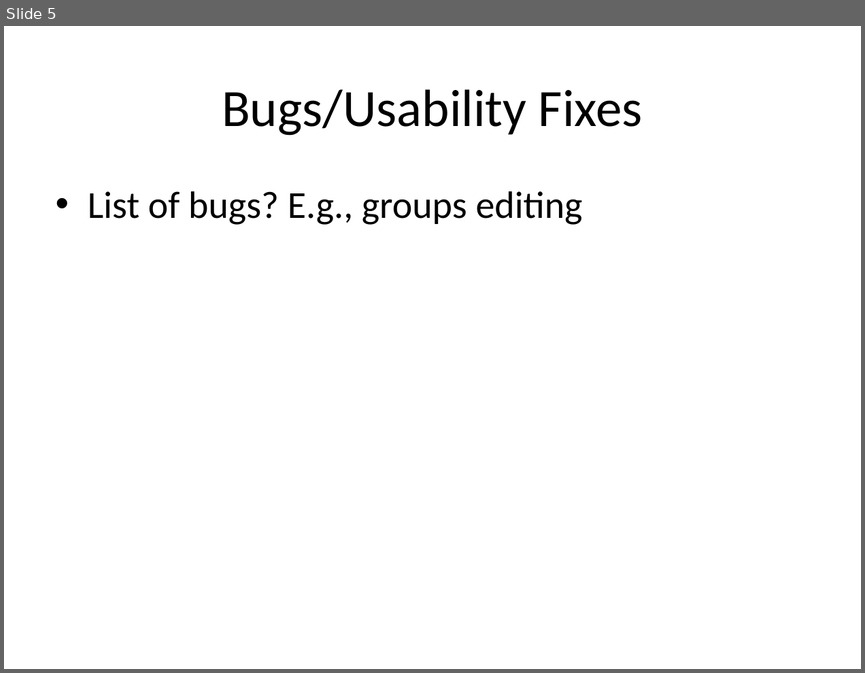
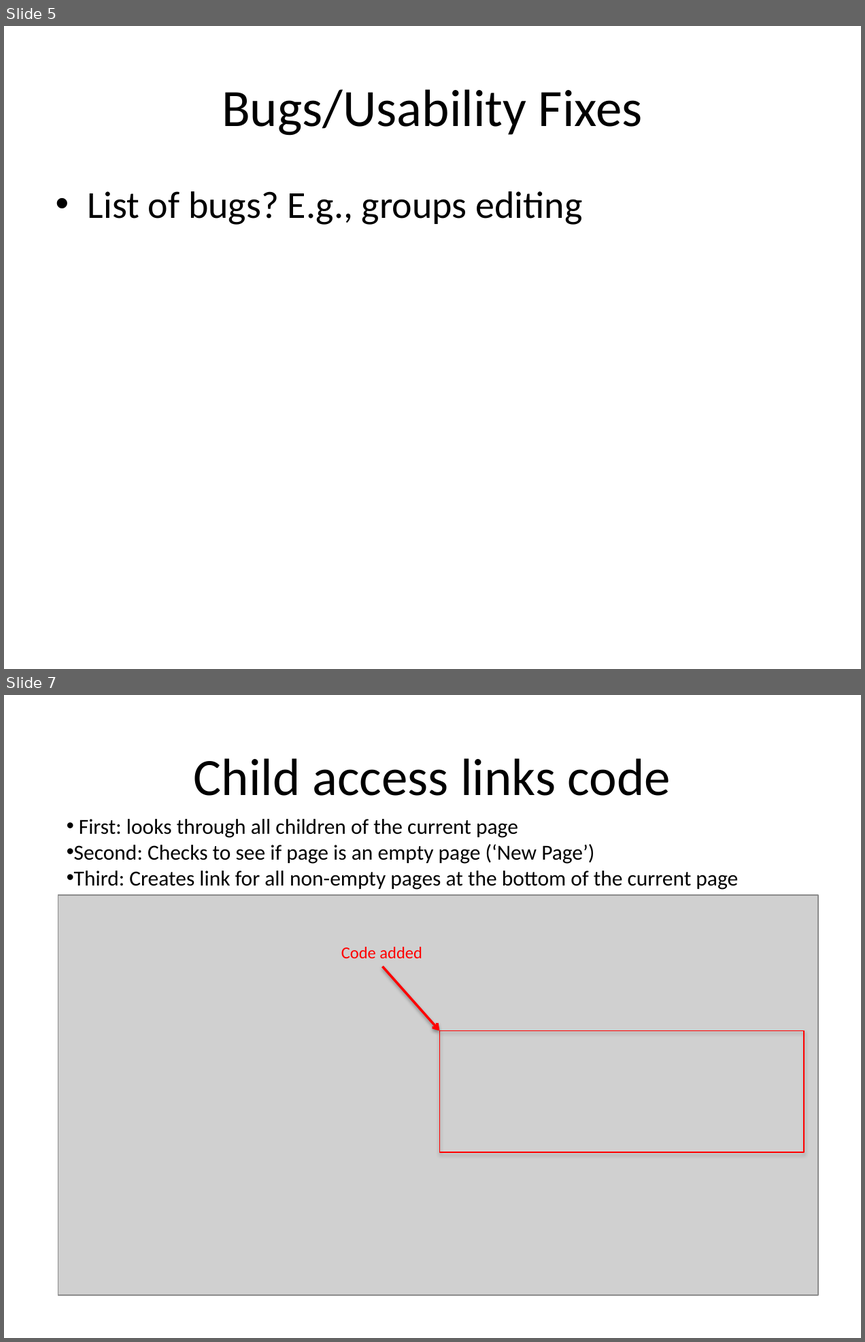
Before and after one commit to ytrstu/app-engine-site-creator, a slide deck: branches/CEN3031-per7/app-engine-site-creator/presIIIdev.pptx. Shown one above the other, each under a label of ours: slide 5 before the commit, slides 5 and 7 after it; the slides between them are not shown. The pictures are 865x673 and 865x1342 pixels, drawn with LibreOffice and Linux fonts; fonts in the diff are those of the drawing; grey boxes stand for pictures. Boxes give left, top, right and bottom in pixels: in the first picture for what was removed or moved away, otherwise in the second. Text is boxed around its words. In the diff, an @@ line names an element or a change of style, - is before the commit and + after.

Commit message:
Child access links slide updated.  Code slide will probably be updated again later when versioning change is accounted for.

```diff
--- a/branches/CEN3031-per7/app-engine-site-creator/presIIIdev.pptx
+++ b/branches/CEN3031-per7/app-engine-site-creator/presIIIdev.pptx
@@ slide 7 added at box(4, 695, 861, 1338), background #FFFFFF @@
@@ title added at box(194, 758, 670, 796), 44 pt, text #000000 @@
+Child access links code
@@ text added at box(74, 819, 738, 889), 18 pt, text #000000 @@
+• First: looks through all children of the current page
+• Second: Checks to see if page is an empty page (‘New Page’)
+• Third: Creates link for all non-empty pages at the bottom of the current page
@@ picture added at box(58, 895, 818, 1295) @@
@@ text added at box(341, 947, 422, 958), 14 pt, text #FF0000 @@
+Code added
@@ arrow added from (383, 966) to (439, 1031), #FF0000 2 pt @@
@@ rectangle added at box(439, 1031, 804, 1153), outline #FF0000 0.75 pt @@
```
Also in this commit, not shown: 2 other slides added.
